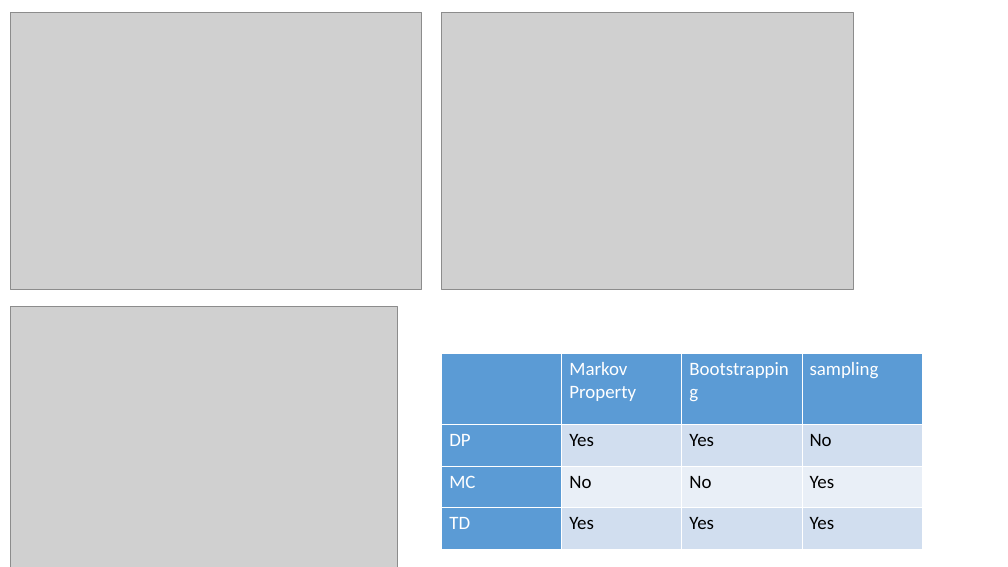
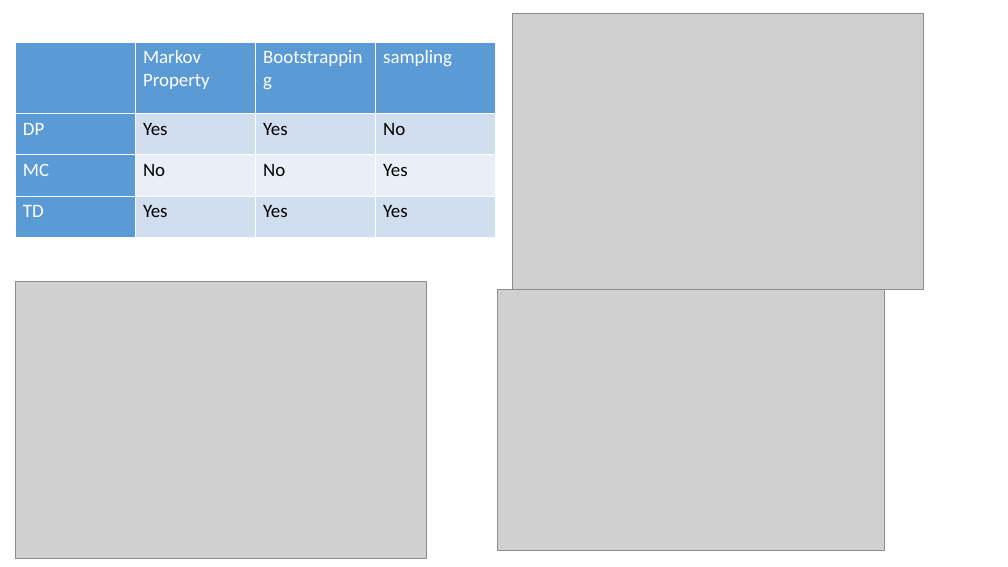
Before and after one commit to xfdywy/RL, a slide deck: slide 7 of FirstSeminar/ThurDRL.pptx. Drawn at 1008x567 pixels with LibreOffice and Linux fonts; fonts in the diff are those of the drawing; grey boxes stand for pictures. Boxes give left, top, right and bottom in pixels: in the first picture for what was removed or moved away, otherwise in the second. Text is boxed around its words. In the diff, an @@ line names an element or a change of style, - is before the commit and + after.

```diff
--- a/FirstSeminar/ThurDRL.pptx
+++ b/FirstSeminar/ThurDRL.pptx
@@ picture: place and size @@
-picture at <box>11,13,421,290</box>
+picture at <box>513,13,923,290</box>
@@ table: place and size @@
-table at <box>442,354,923,550</box>
+table at <box>15,42,496,238</box>
@@ picture: place and size @@
-picture at <box>442,13,853,290</box>
+picture at <box>15,282,426,559</box>
@@ picture: place and size @@
-picture at <box>11,307,398,567</box>
+picture at <box>498,290,885,551</box>
```
Also in this commit, not shown: 4 other slides changed, 3 slides added, 1 slide removed.
